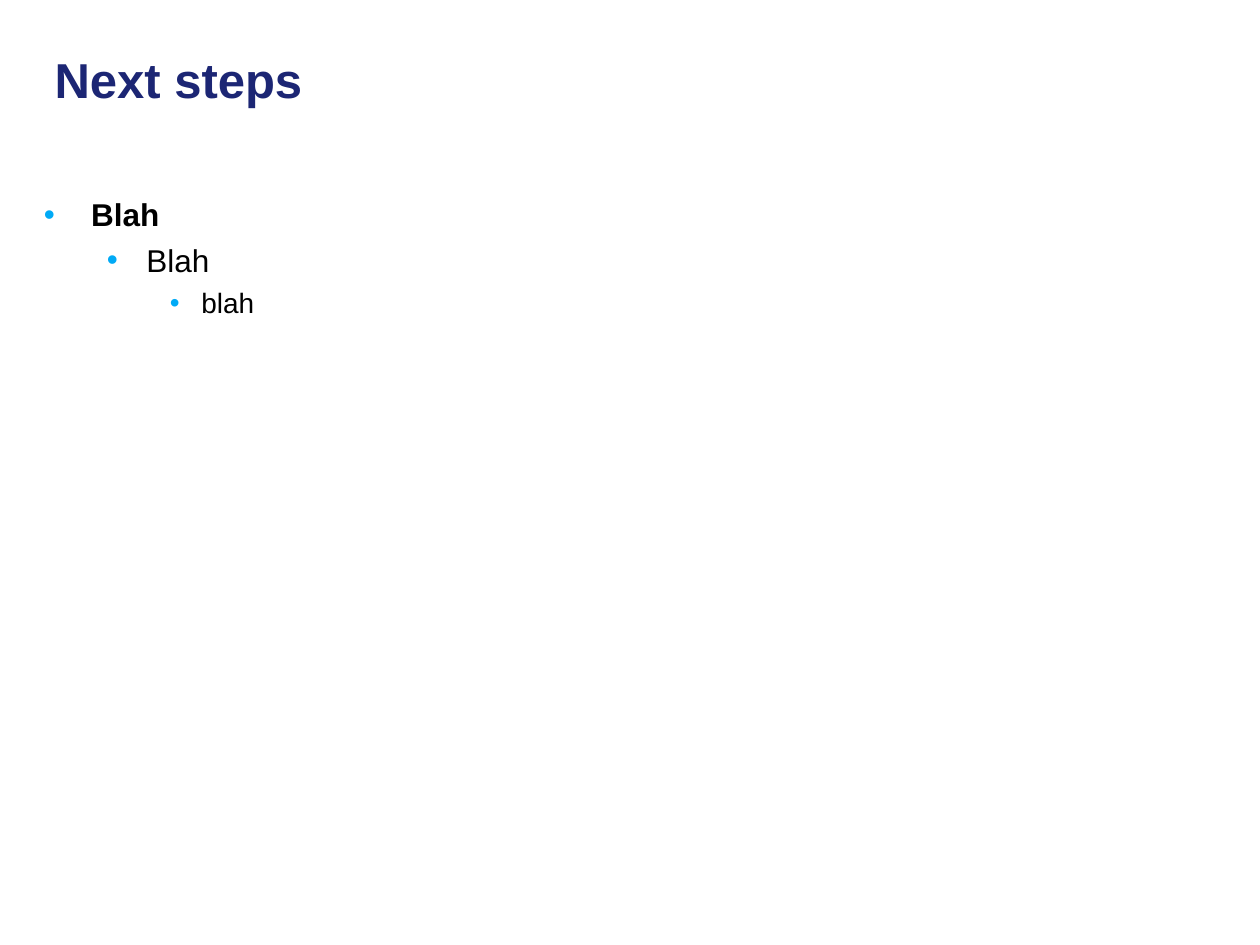
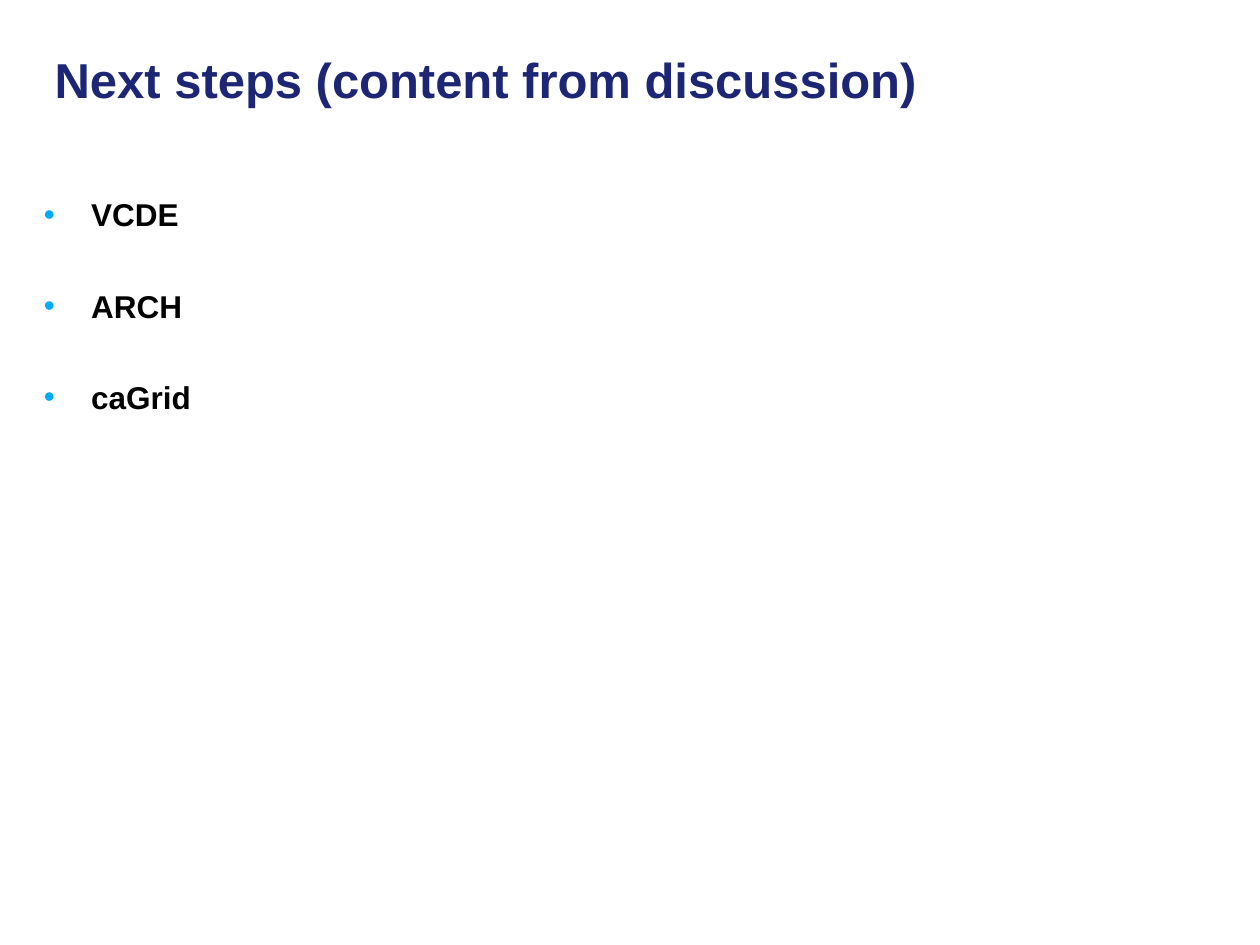
Before and after one commit to NCIP/cagrid-portal, a slide deck: slide 11 of cagrid-1-0/Documentation/presentations/200801_VCDE_ARCH/20080128_30_F2F_HTP.ppt (slide 12 before the commit). Drawn at 1260x945 pixels with LibreOffice and Linux fonts; fonts in the diff are those of the drawing; background and template pictures are left out. Boxes give left, top, right and bottom in pixels: in the first picture for what was removed or moved away, otherwise in the second. Text is boxed around its words. In the diff, an @@ line names an element or a change of style, - is before the commit and + after.

```diff
--- a/cagrid-1-0/Documentation/presentations/200801_VCDE_ARCH/20080128_30_F2F_HTP.ppt
+++ b/cagrid-1-0/Documentation/presentations/200801_VCDE_ARCH/20080128_30_F2F_HTP.ppt
@@ title at box(55, 62, 917, 108): text changed @@
-Next steps
+Next steps (content from discussion)
@@ text at box(91, 204, 191, 410): text changed; bold on @@
-• Blah
-  • Blah
-    • blah
+• VCDE
+• ARCH
+• caGrid
```
Also in this commit, not shown: 6 other slides changed, 1 slide removed.
